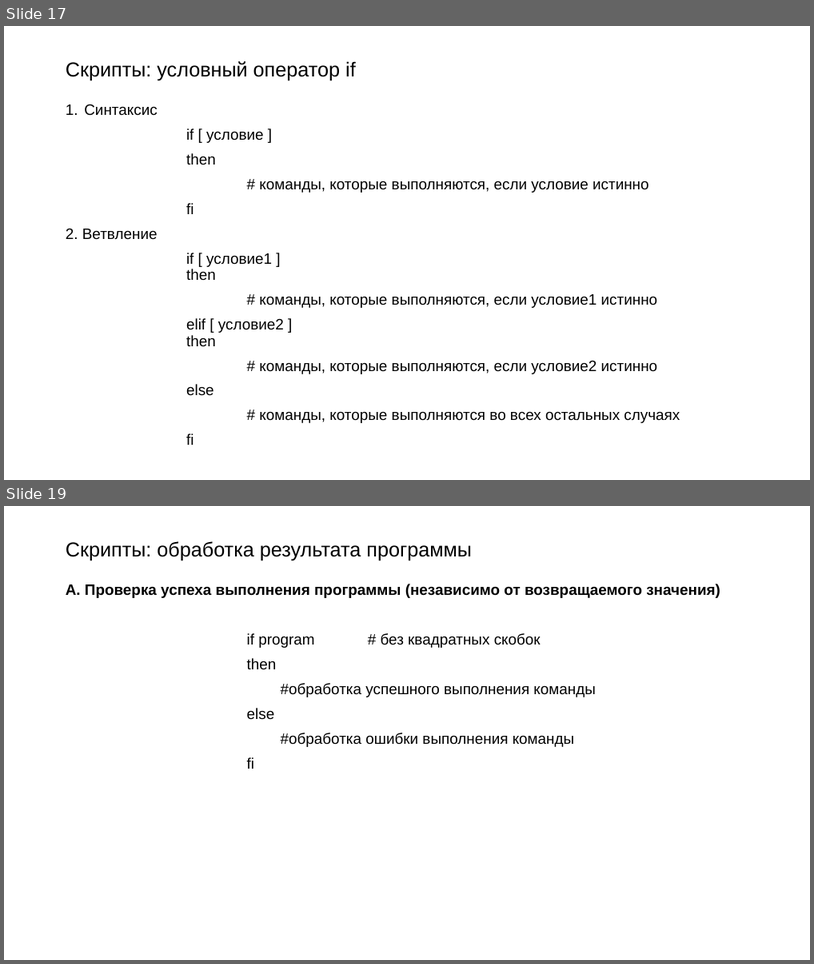
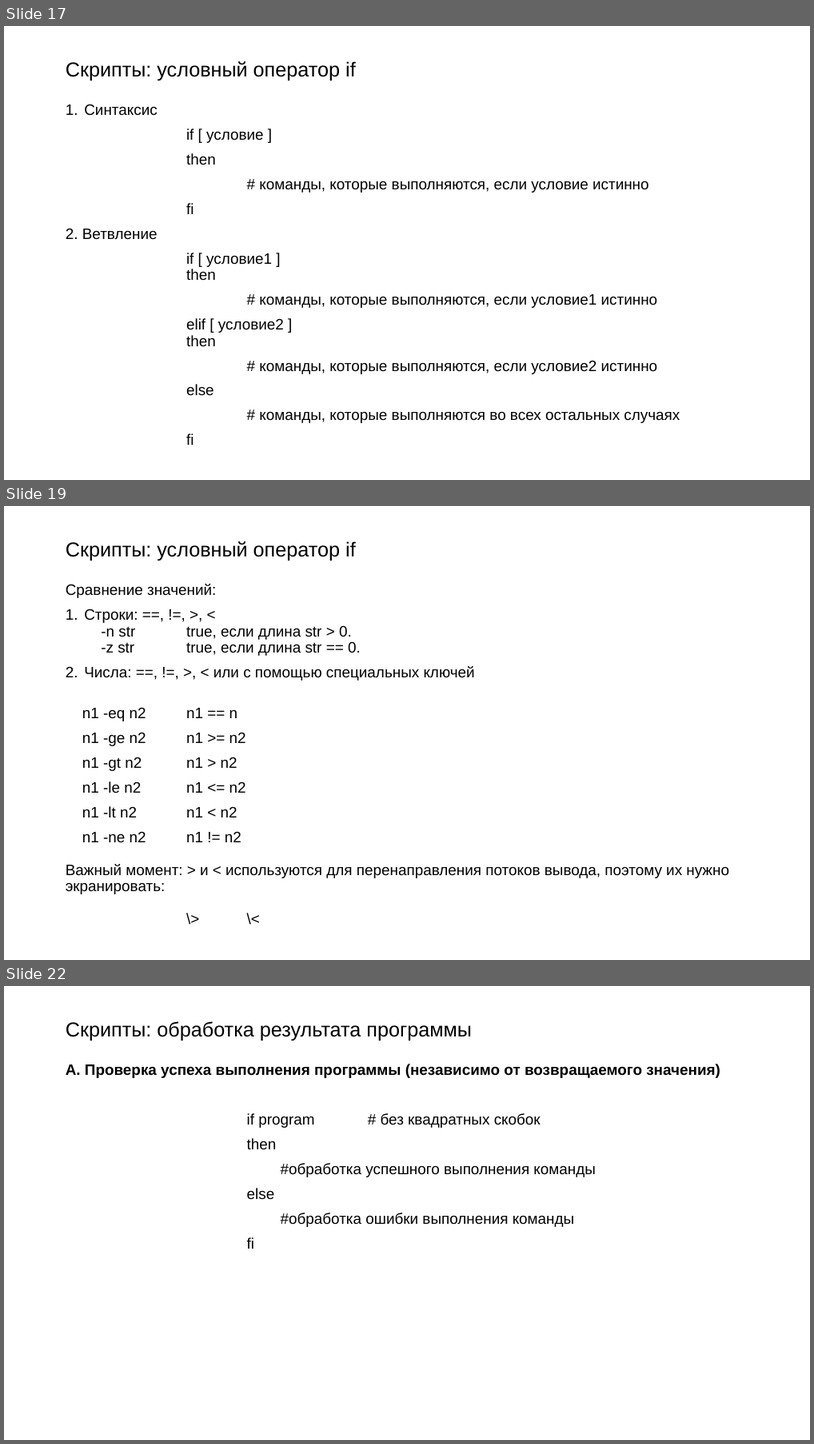
Before and after one commit to Rudeigin/OI, a slide deck: 2 лекция/ОИ bash.pptx. Shown one above the other, each under a label of ours: slides 17 and 19 before the commit, slides 17, 19 and 22 after it; the slides between them are not shown. The pictures are 814x964 and 814x1444 pixels, drawn with LibreOffice and Linux fonts; fonts in the diff are those of the drawing. Boxes give left, top, right and bottom in pixels: in the first picture for what was removed or moved away, otherwise in the second. Text is boxed around its words. In the diff, an @@ line names an element or a change of style, - is before the commit and + after.

```diff
--- a/2 лекция/ОИ bash.pptx
+++ b/2 лекция/ОИ bash.pptx
@@ slide 19 added at box(4, 506, 810, 960), background #FFFFFF @@
@@ title added at box(66, 541, 356, 561), 24 pt, text #000000 @@
+Скрипты: условный оператор if
@@ text added at box(66, 584, 730, 894), 18 pt, text #000000 @@
+Сравнение значений:
+1. Строки: ==, !=, >, <
+   -n str true, если длина str > 0.
+   -z str true, если длина str == 0.
+2. Числа: ==, !=, >, < или с помощью специальных ключей
+n1 -eq n2 n1 == n
+n1 -ge n2 n1 >= n2
+n1 -gt n2 n1 > n2
+n1 -le n2 n1 <= n2
+n1 -lt n2 n1 < n2
+n1 -ne n2 n1 != n2
+Важный момент: > и < используются для перенаправления потоков вывода, поэтому их нужно экранировать:
+\> \<
@@ what was slide 19 is now slide 22 @@
```
Also in this commit, not shown: 3 slides changed, 15 other slides added, 1 other file.
